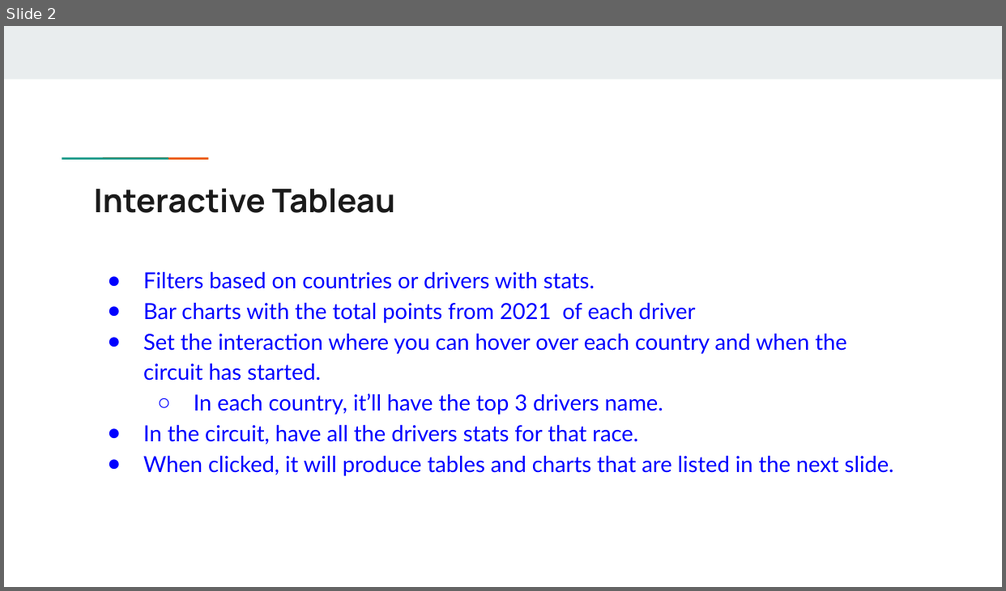
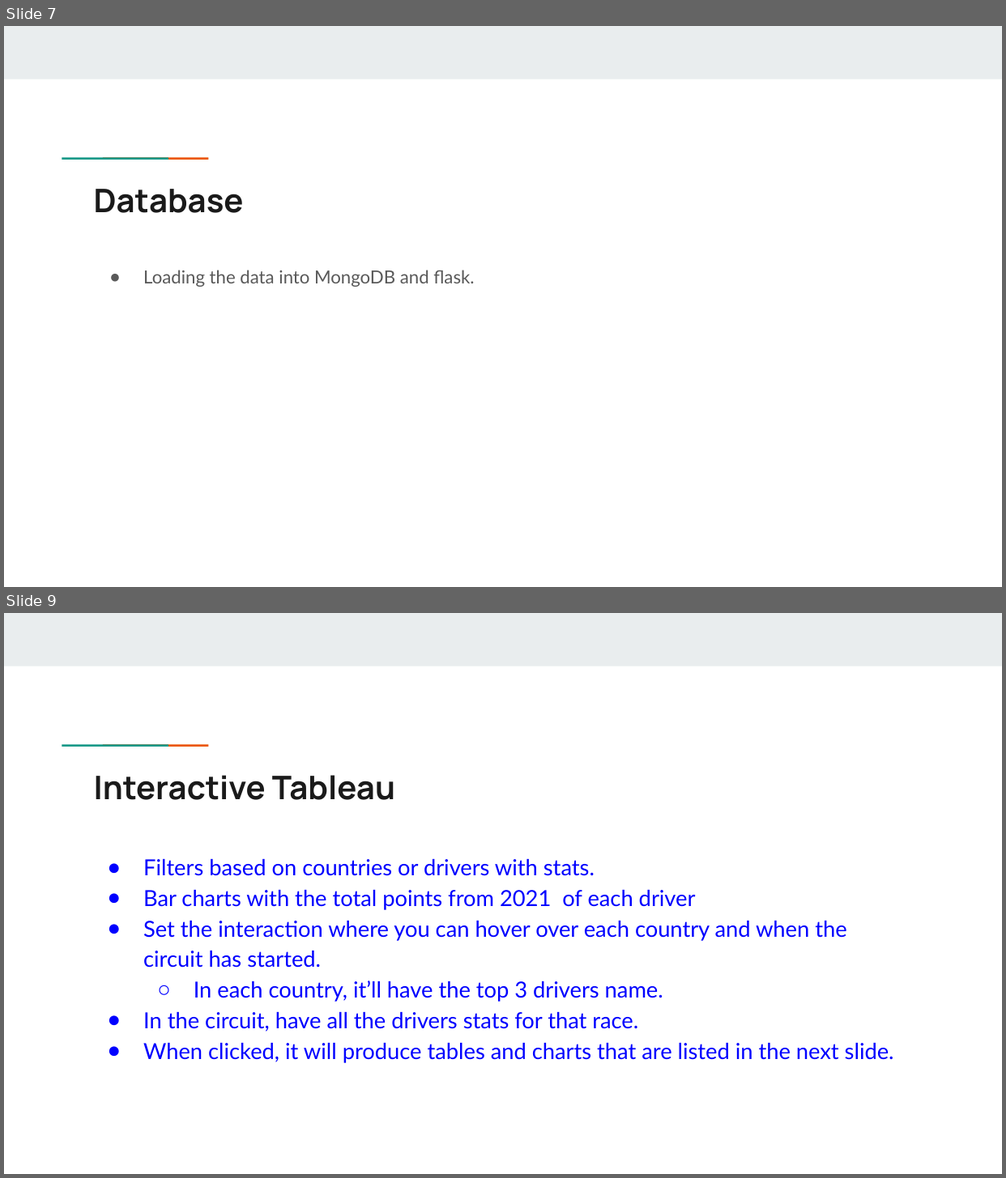
Before and after one commit to Spakicey/2022-Formula1-Analysis, a slide deck: Final Project.pptx. Shown one above the other, each under a label of ours: slide 2 before the commit, slides 7 and 9 after it; the slides between them are not shown. The pictures are 1006x591 and 1006x1178 pixels, drawn with LibreOffice and Linux fonts; fonts in the diff are those of the drawing; background and template pictures are left out. Boxes give left, top, right and bottom in pixels: in the first picture for what was removed or moved away, otherwise in the second. Text is boxed around its words. In the diff, an @@ line names an element or a change of style, - is before the commit and + after.

```diff
--- a/Final Project.pptx
+++ b/Final Project.pptx
@@ slide 7 added at (4,26,1002,587), background #FFFFFF; not listed: 3 template elements that a slide beside it also shows @@
@@ title added at (94,189,244,213), 23.4 pt, text #1A1A1A, bold @@
+Database
@@ text added at (143,270,474,287), 13 pt, text #595959 @@
+● Loading the data into MongoDB and flask.
@@ what was slide 2 is now slide 9 @@
```
Also in this commit, not shown: 2 slides changed, 6 other slides added, 1 slide removed, 3 other files.
